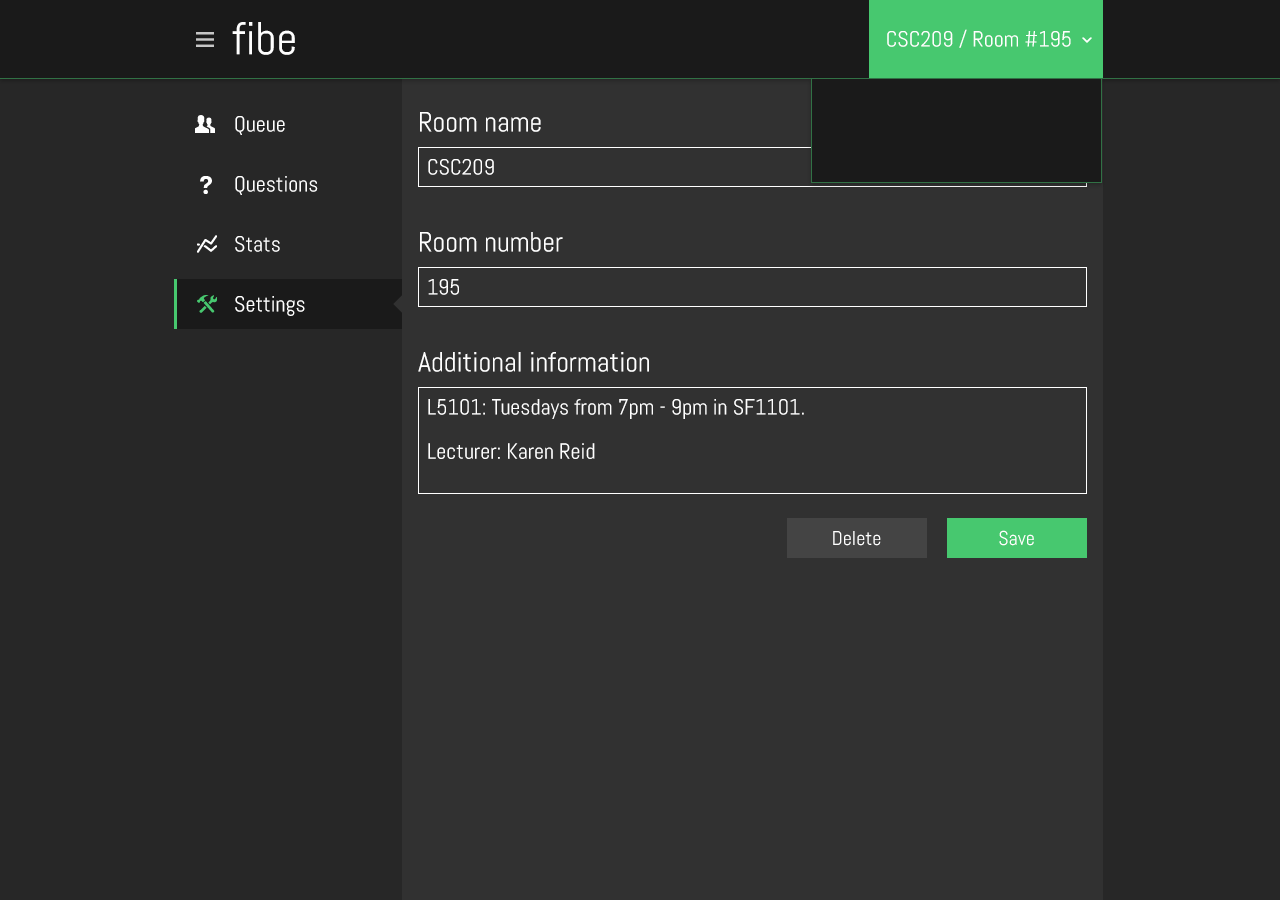
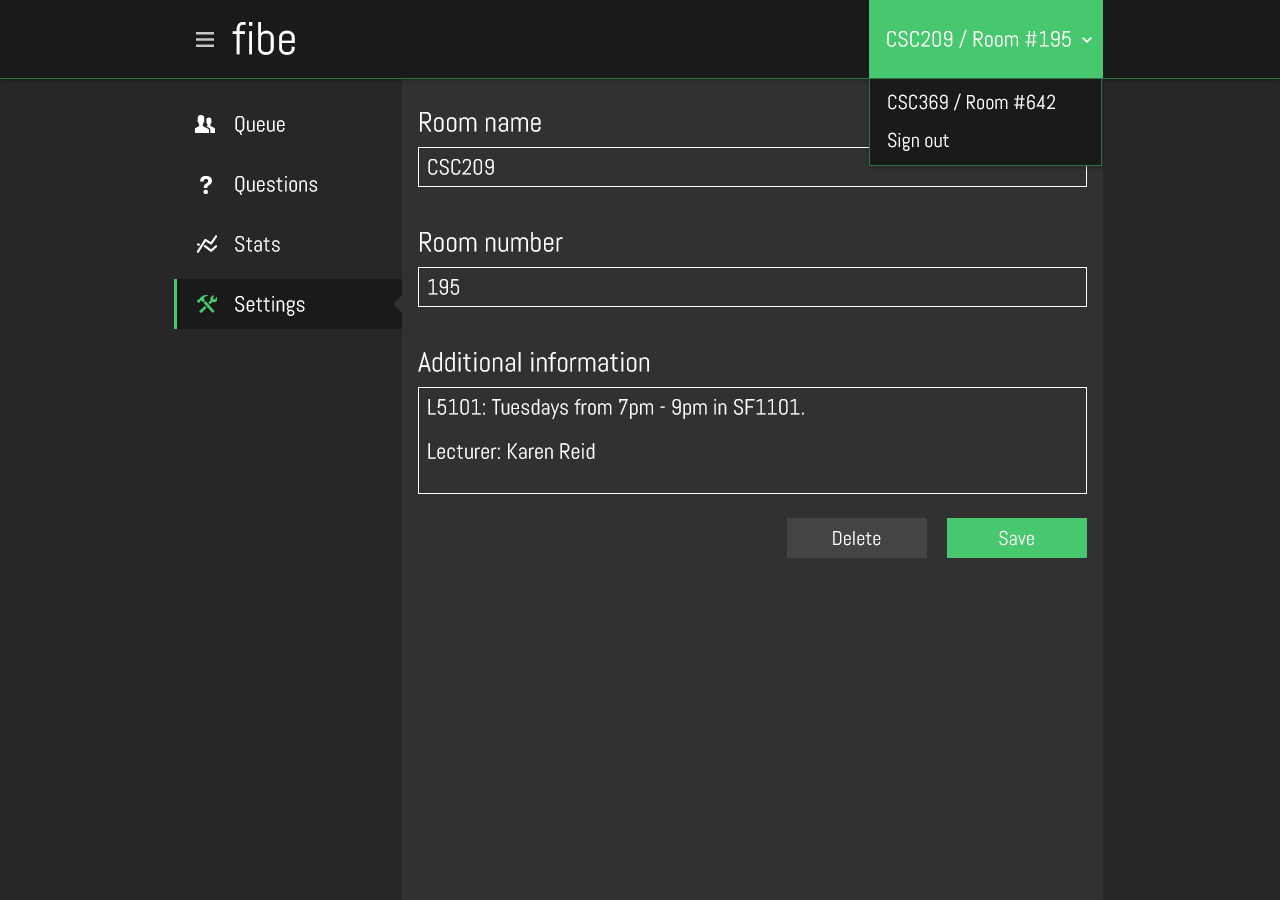
Layer changes from the first 1280x900 image to the second:
added layer "CSC369 / Room #642" in group "Menu" over (888, 93, 1055, 111)
added layer "Sign out" in group "Menu" over (888, 132, 949, 151)
painted on "Rectangle 10" over (811, 78, 1102, 183)
